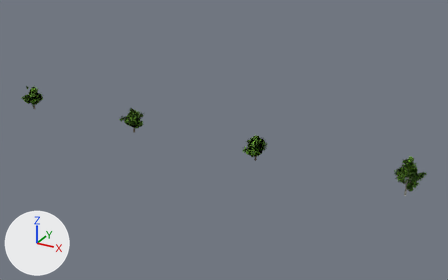
The glTF model godot-world-fracture/models/foliage/broadleaf.glb: old version first, new version second.
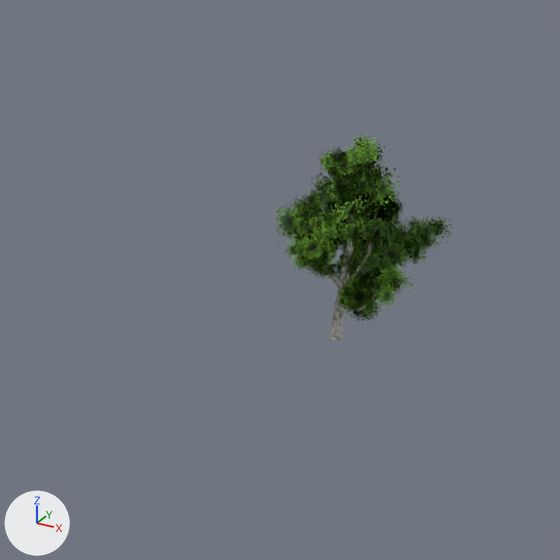
The first picture shows the older version from a 50 mm camera at (217.9, -204.3, 108.0) aimed at (103.0, 4.6, 3.5). The close-ups show the older and then the newer version on the part from 76% to 100% of the width and 47% to 85% of the height of that picture. Only the edits that show in the close-ups are written down. Arrows for +X, +Y and +Z are at lower left; the lights stay in place. Where no turn or scale is listed for an object, it has been applied to the vertices. Vertices at exactly the same position are counted once.

Names of what the first close-up shows: 'broadleaf_leaves_33', 'broadleaf_wood_33'.
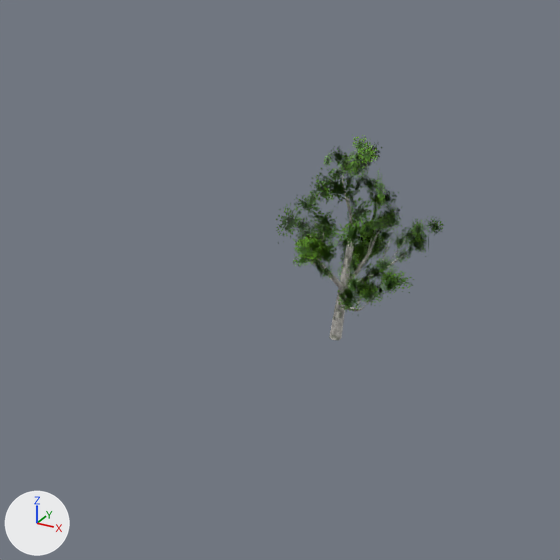
The change, as a diff of the scene's bpy script:
```diff
--- a/godot-world-fracture/models/foliage/broadleaf.glb.py
+++ b/godot-world-fracture/models/foliage/broadleaf.glb.py
@@ me_broadleaf_leaves_33 @@
 # used by ob_broadleaf_leaves_33; location = (90.0, 0.0, 0.0)
-me_broadleaf_leaves_33.from_pydata(...)  # 2024 vertices, 1012 faces; spans x 84.72..96.24, y -5.46..5.41, z 2.66..15.61
+me_broadleaf_leaves_33.from_pydata(...)  # 640 vertices, 320 faces; spans x 85.36..95.79, y -4.82..4.42, z 3.28..15.53
+# me_broadleaf_leaves_33 part 1: 346 loose pieces with 1384 vertices, spanning x 84.72..96.24, y -5.46..5.41, z 2.66..15.61, are deleted
 me_broadleaf_leaves_33.materials.append(mat_leaves)
```

Pixel boxes [x1, y1, x2, y2] of what changed, in the close-ups (560 x 560 px):
'broadleaf_leaves_33', reshaped (7% shorter): before [275, 134, 452, 325]; after [276, 134, 446, 312]
part 1 of me_broadleaf_leaves_33, deleted (green): before [275, 134, 452, 325]
